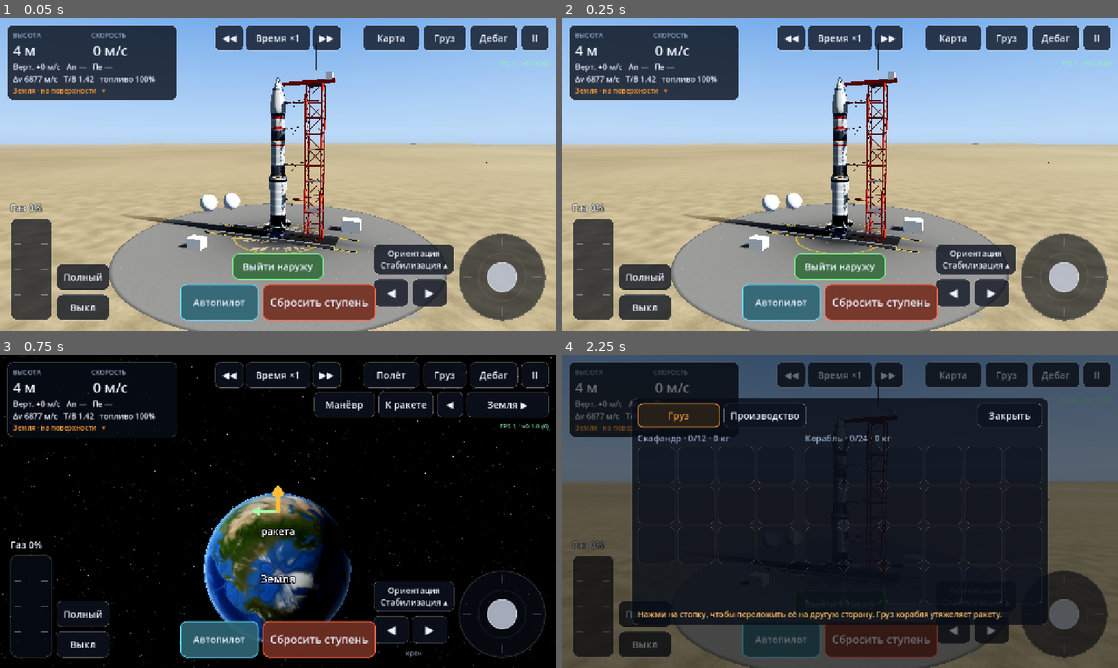
Above: before the commit, frames 1-4 (two rows, left to right).
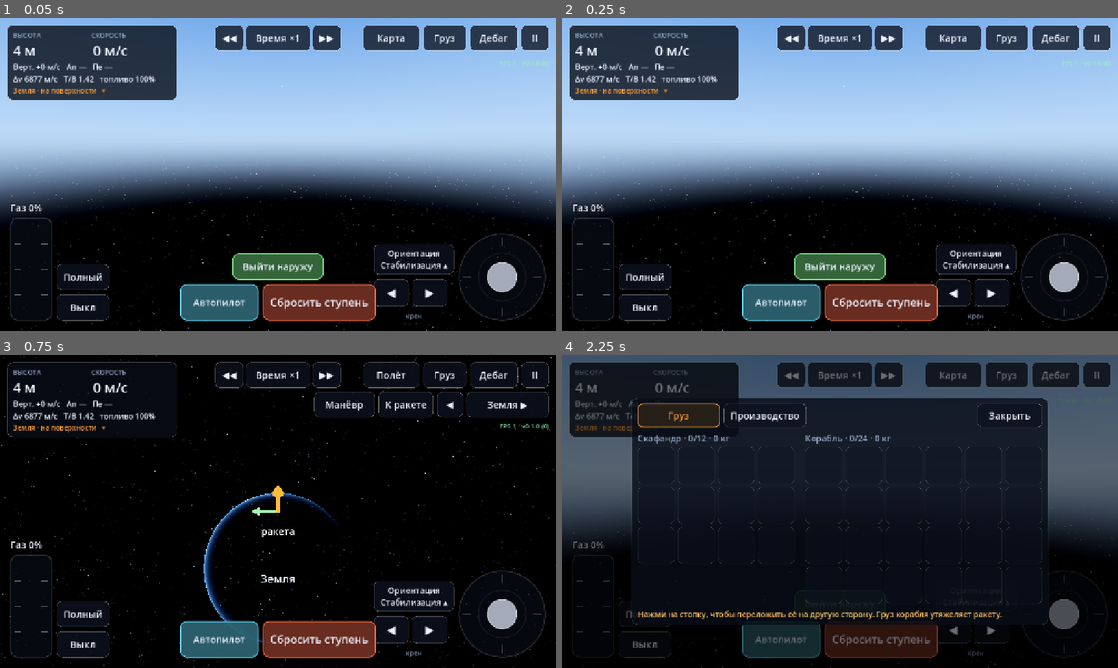
Above: after the commit, the same moments.

Repository: BuninSil/Starward
Game: Godot game, scene res://scenes/flight.tscn
Two runs of this game, one before a commit and one after it. Both use one fixed random seed, a clock stepped at 60 frames per second and the inputs below. This scene is started directly instead of the project's main scene.
Inputs:
- Up to frame 1 (0.05 s): no input
- Up to frame 2 (0.25 s): no input
- Up to frame 3 (0.75 s): click "Карта" at 0.5 s
- Up to frame 4 (2.25 s): click "Полёт" at 1.25 s; click "Груз" at 2 s

The runs differ from the first frame. In frame 1, 54% of the frame differs, in the area x 0-100%, y 8-100%; in frame 2, 54%; in frame 3, 6.7%; in frame 4, 20%.

Commit message:
Небо без лишней нагрузки, профайлер грунта
- Небо со звёздами рисуется по-новому: тот же вид, но без тяжёлой пересборки окружения каждый кадр — должно заметно поднять FPS
- В профайлере грунт можно выключать по частям: детали вблизи, мелкие кратеры, свет реголита, HD-снимки Земли

Co-Authored-By: Claude Opus 5.5 <noreply@anthropic.com>
Claude-Session: https://claude.ai/code/session_0113FrLWJiVSs1Ympzkh3Jgi

Diff:
--- a/scripts/flight/flight.gd
+++ b/scripts/flight/flight.gd
@@ -8,7 +8,7 @@
 const FxScript := preload("res://scripts/flight/fx_particles.gd")
 const TrajectoryView := preload("res://scripts/flight/trajectory_view.gd")
 const HudScript := preload("res://scripts/flight/flight_hud.gd")
-const SKY_SHADER := preload("res://shaders/starfield.gdshader")
+const SKY_SHADER := preload("res://shaders/sky_quad.gdshader")
 const AstronautScript := preload("res://scripts/eva/astronaut.gd")
 const TetherScript := preload("res://scripts/eva/tether.gd")
 const EvaHudScript := preload("res://scripts/eva/eva_hud.gd")
@@ -57,6 +57,7 @@
 var sun: DirectionalLight3D
 var env: Environment
 var sky_mat: ShaderMaterial
+var sky_quad: MeshInstance3D
 
 # Flight camera, relative to the vessel attitude.
 var cam_yaw := 0.35
@@ -163,14 +164,19 @@
 
 
 func _build_environment() -> void:
+	# The sky is a full-screen quad, not a Sky resource (see sky_quad.gdshader).
 	sky_mat = ShaderMaterial.new()
 	sky_mat.shader = SKY_SHADER
-	var sky := Sky.new()
-	sky.sky_material = sky_mat
-	sky.radiance_size = Sky.RADIANCE_SIZE_32
+	sky_mat.render_priority = -128   # last among opaque objects: only bare pixels are shaded
+	sky_quad = MeshInstance3D.new()
+	sky_quad.mesh = QuadMesh.new()
+	sky_quad.material_override = sky_mat
+	sky_quad.cast_shadow = GeometryInstance3D.SHADOW_CASTING_SETTING_OFF
+	sky_quad.custom_aabb = AABB(Vector3(-1e12, -1e12, -1e12), Vector3(2e12, 2e12, 2e12))
+	add_child(sky_quad)
 	env = Environment.new()
-	env.background_mode = Environment.BG_SKY
-	env.sky = sky
+	env.background_mode = Environment.BG_COLOR
+	env.background_color = Color.BLACK
 	env.ambient_light_source = Environment.AMBIENT_SOURCE_COLOR
 	env.ambient_light_color = Color(0.06, 0.07, 0.1)
 	env.reflected_light_source = Environment.REFLECTION_SOURCE_DISABLED
@@ -1481,6 +1487,8 @@
 		day = 0.0
 	sky_mat.set_shader_parameter("day_amount", day)
 	sky_mat.set_shader_parameter("local_up", up)
+	sky_mat.set_shader_parameter("sun_dir", sun_dir())
+	sky_mat.set_shader_parameter("sun_on", sun.visible)
 	var sky: Array = SKY_COLORS.get(body.id, SKY_COLORS["earth"])
 	sky_mat.set_shader_parameter("day_zenith", sky[0])
 	sky_mat.set_shader_parameter("day_horizon", sky[1])
--- a/scripts/flight/flight_hud.gd
+++ b/scripts/flight/flight_hud.gd
@@ -557,6 +557,8 @@
 var _prof_timer := 0.0
 var _prof_hid_rocket := false
 const PROF_FEATURES := [["shadows", "Тени"], ["ground", "Детальный грунт"], ["globe", "Шар планеты"],
+	["g_detail", "Грунт: детали вблизи"], ["g_craters", "Грунт: мелкие кратеры"],
+	["g_light", "Грунт: свет реголита"], ["g_hd", "Грунт: HD-снимки (Земля)"],
 	["rocks", "Камни и галька"], ["fx", "Дым и пыль"], ["glow", "Свечение (glow)"],
 	["rocket", "Ракета и космонавт"], ["lights", "Ночные фонари"], ["sky", "Небо"]]
 const PROF_SCALES := [1.0, 0.75, 0.6, 0.5]
@@ -604,6 +606,18 @@
 	_prof_panel.show()
 
 
+## Profiler: a shader parameter forced to `value` while `on`, restored after.
+func _prof_param(m: ShaderMaterial, name: String, value: Variant, on: bool) -> void:
+	var key := "prof_" + name
+	if on:
+		if not m.has_meta(key):
+			m.set_meta(key, m.get_shader_parameter(name))
+		m.set_shader_parameter(name, value)
+	elif m.has_meta(key):
+		m.set_shader_parameter(name, m.get_meta(key))
+		m.remove_meta(key)
+
+
 ## Re-applied a few times a second: the flight scene rebuilds / re-shows things.
 func _prof_apply() -> void:
 	_prof_timer -= get_process_delta_time()
@@ -613,8 +627,7 @@
 	var off: Dictionary = flight.prof_off
 	flight.fx.visible = not off.has("fx")
 	flight.env.glow_enabled = not off.has("glow")
-	flight.env.background_mode = Environment.BG_COLOR if off.has("sky") else Environment.BG_SKY
-	flight.env.background_color = Color.BLACK
+	flight.sky_quad.visible = not off.has("sky")
 	if off.has("rocket") or _prof_hid_rocket:
 		# Hide; on the way back restore only what we hid ourselves.
 		var h := off.has("rocket")
@@ -630,6 +643,12 @@
 			(l as Light3D).light_cull_mask = 0 if off.has("lights") else int(l.get_meta("mask"))
 	for b in flight.planets:
 		var pv: Node = flight.planets[b]
+		var pm = pv.get("_patch_material")
+		if pm is ShaderMaterial:
+			_prof_param(pm, "detail_level", 0, off.has("g_detail"))
+			_prof_param(pm, "crater_decals", 0.0, off.has("g_craters"))
+			_prof_param(pm, "regolith", 0.0, off.has("g_light"))
+			_prof_param(pm, "hd_rect", Vector4.ZERO, off.has("g_hd"))
 		pv.get("_surface").visible = not off.has("globe")
 		var site: Node = pv.get("_site")
 		if site == null:
--- /dev/null
+++ b/shaders/sky_quad.gdshader
@@ -0,0 +1,66 @@
+shader_type spatial;
+// The flight sky drawn as one full-screen triangle pair at the far plane instead
+// of Godot's Sky: the sky resource re-renders its radiance cubemap whenever a
+// parameter changes (every frame here), which costs a lot on tiled mobile GPUs.
+// Same picture as starfield.gdshader. Drawn last among opaque objects
+// (render_priority -128): pixels covered by the ground or the ship fail the
+// depth test and cost nothing.
+render_mode unshaded, cull_disabled, depth_draw_never, shadows_disabled, fog_disabled, skip_vertex_transform;
+
+uniform vec3 space_color : source_color = vec3(0.004, 0.006, 0.014);
+uniform float density : hint_range(0.0, 1.0) = 0.06;
+uniform float scale = 220.0;
+uniform float day_amount : hint_range(0.0, 1.0) = 0.0;
+uniform vec3 day_zenith : source_color = vec3(0.18, 0.38, 0.78);
+uniform vec3 day_horizon : source_color = vec3(0.62, 0.76, 0.95);
+uniform vec3 local_up = vec3(0.0, 1.0, 0.0);
+uniform float sun_disc = 1.0;
+uniform float star_gain = 1.0;   // < 1: eyes / camera adapted to a sunlit surface
+
+float hash13(vec3 p) {
+	p = fract(p * 0.1031);
+	p += dot(p, p.zyx + 31.32);
+	return fract((p.x + p.y) * p.z);
+}
+
+float star_layer(vec3 dir, float s) {
+	vec3 cell = floor(dir * s);
+	float h = hash13(cell);
+	if (h > density) {
+		return 0.0;
+	}
+	vec3 center = (cell + 0.5 + (vec3(hash13(cell + 1.7), hash13(cell + 5.3), hash13(cell + 9.1)) - 0.5) * 0.6) / s;
+	float d = length(dir - center) * s;
+	float b = hash13(cell + 3.3);
+	return smoothstep(0.35, 0.0, d) * (0.25 + 0.75 * b * b);
+}
+
+uniform vec3 sun_dir = vec3(0.0, 1.0, 0.0);   // world, towards the sun
+uniform bool sun_on = true;
+
+varying vec3 v_dir;
+
+void vertex() {
+	vec2 ndc = VERTEX.xy * 2.0;           // QuadMesh 1x1 -> the whole screen
+	POSITION = vec4(ndc, 0.0, 1.0);       // reverse-Z: the far plane
+	vec4 v = INV_PROJECTION_MATRIX * vec4(ndc, 0.5, 1.0);
+	v_dir = (INV_VIEW_MATRIX * vec4(v.xyz / v.w, 0.0)).xyz;
+}
+
+void fragment() {
+	vec3 dir = normalize(v_dir);
+	float stars = star_layer(dir, scale) + 0.6 * star_layer(dir, scale * 2.3);
+	float band = exp(-pow(dir.y * 3.0 + dir.x * 0.8, 2.0)) * 0.025;
+	vec3 tint = mix(vec3(0.75, 0.82, 1.0), vec3(1.0, 0.9, 0.75), hash13(floor(dir * scale)));
+	vec3 night = (space_color + vec3(band * 0.6, band * 0.7, band) + stars * tint) * star_gain;
+
+	float elev = dot(dir, normalize(local_up));
+	vec3 day = mix(day_horizon, day_zenith, clamp(elev * 1.5, 0.0, 1.0));
+	vec3 col = mix(night, day, day_amount * smoothstep(-0.25, 0.05, elev));
+
+	if (sun_on) {
+		float sd = dot(dir, sun_dir);
+		col += vec3(1.0, 0.95, 0.85) * (smoothstep(0.9995, 0.9998, sd) * 8.0 + pow(max(sd, 0.0), 300.0) * 0.6) * sun_disc;
+	}
+	ALBEDO = col;
+}
Not shown, changed: CLAUDE.md
